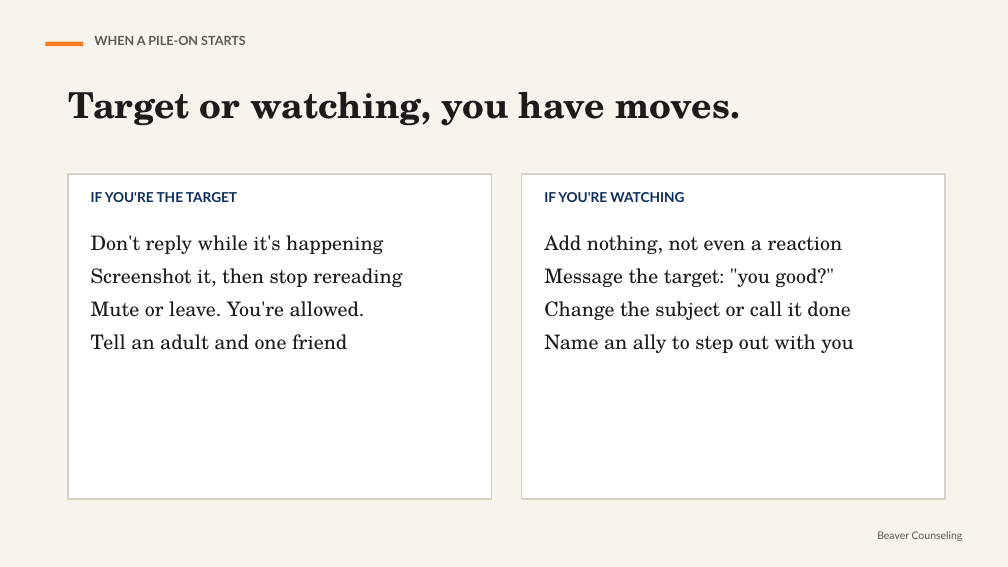
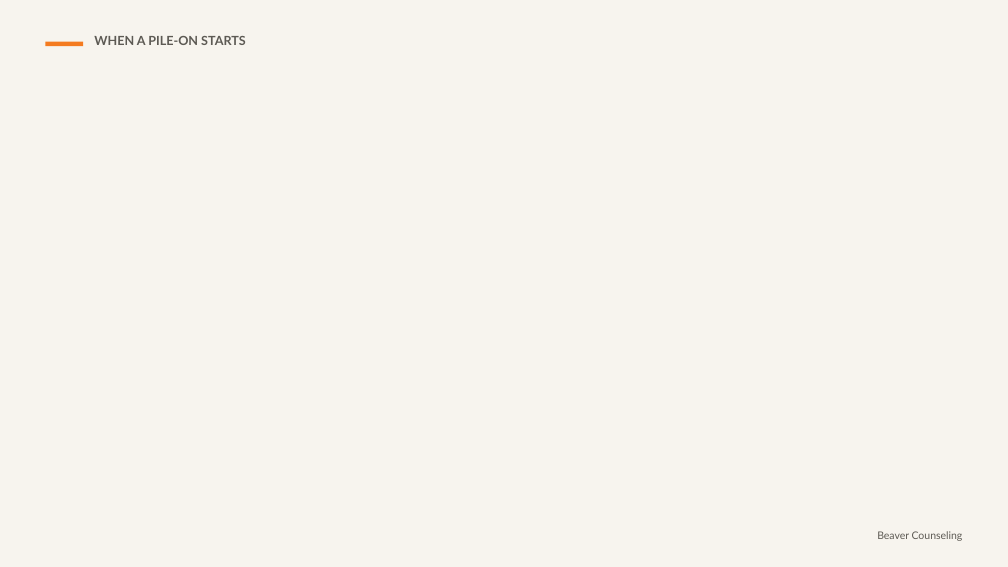
Before and after one commit to rmwtoolkit/bcds-toolkit, a slide deck: slide 16 of decks/group-chat-drama-lesson-v2.pptx (slide 12 before the commit). Drawn at 1008x567 pixels with LibreOffice and Linux fonts; fonts in the diff are those of the drawing; background and template pictures are left out. Boxes give left, top, right and bottom in pixels: in the first picture for what was removed or moved away, otherwise in the second. Text is boxed around its words. In the diff, an @@ line names an element or a change of style, - is before the commit and + after.

```diff
--- a/decks/group-chat-drama-lesson-v2.pptx
+++ b/decks/group-chat-drama-lesson-v2.pptx
@@ text removed at [68, 91, 740, 126] @@
-Target or watching, you have moves.
@@ rectangle removed at [68, 174, 492, 499] @@
@@ rectangle removed at [522, 174, 945, 499] @@
@@ text removed at [91, 192, 237, 202] @@
-IF YOU'RE THE TARGET
@@ text removed at [544, 192, 684, 202] @@
-IF YOU'RE WATCHING
@@ text removed at [91, 235, 402, 350] @@
-Don't reply while it's happening
-Screenshot it, then stop rereading
-Mute or leave. You're allowed.
-Tell an adult and one friend
@@ text removed at [544, 235, 853, 353] @@
-Add nothing, not even a reaction
-Message the target: "you good?"
-Change the subject or call it done
-Name an ally to step out with you
```
Also in this commit, not shown: 11 other slides changed, 9 slides added, 2 slides removed, 12 other files.
